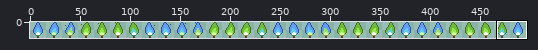
Edited in one commit: sprite sheet (source/core/assets/images/light.png). The picture above shows the old version from afar; the outline marks the close-up.
Close-up. Before the edit:
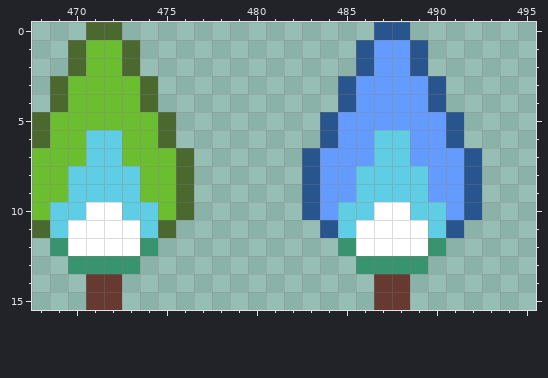
The file is 496x16 pixels. Shown: x 468..495, y 0..15.
Once edited:
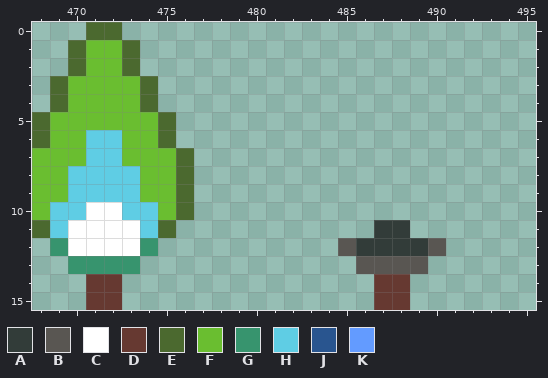
Palette (. is transparent): A #323c39  B #595652  C #ffffff  D #663931  E #4b692f  F #6abe30  G #37946e  H #5fcde4  J #29558f  K #639bff
Log entry: #372 Added light off animation
What changed:
y 0: x 487..488 JJ -> ..
y 1..2: x 486..489 JKKJ -> ....
y 3..4: x 485..490 JKKKKJ -> ......
y 5: x 484..491 JKKKKKKJ -> ........
y 6: x 484..491 JKKHHKKJ -> ........
y 7: x 483..492 JKKKHHKKKJ -> ..........
y 8..9: x 483..492 JKKHHHHKKJ -> ..........
y 10: x 483..492 JKHHCCHHKJ -> ..........
y 11: x 484..491 JHCCCCHJ -> ...AA...
y 12: x 485..490 GCCCCG -> BAAAAB
y 13: x 486..489 GGGG -> BBBB
